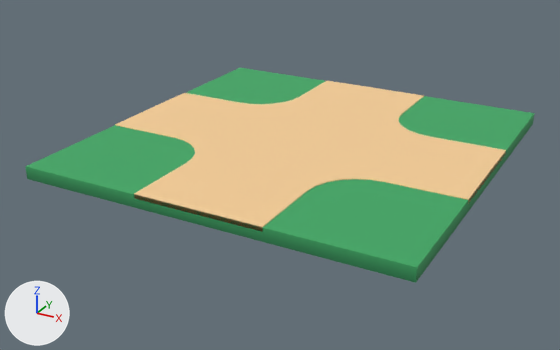
Two versions of the glTF model modelos/parque/losetas/camino_cruce.glb, one commit apart.
Both versions are drawn from a camera (50 mm lens) standing at (5.3, -10.37, 4.65) and looking at (-0.21, -0.35, -0.36). The lights are fixed; the arrows at lower left show +X, +Y and +Z. The older version comes first.

Objects in the first picture: 'camino_cruce'.
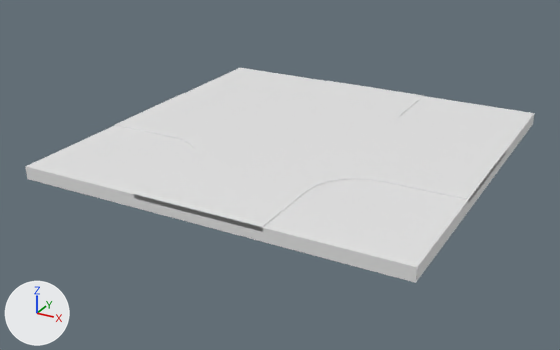
What the commit changed:
me_camino_cruce has 80 vertices, 152 faces and spans x -3.0..3.0, y -3.0..3.0, z 0.0..0.21.
me_camino_cruce no longer uses material mat_parque.

What differs and where, as boxes [x1, y1, x2, y2] in the pictures (560 x 350 px):
'camino_cruce', recoloured (lighter): [25, 68, 535, 283] in both
